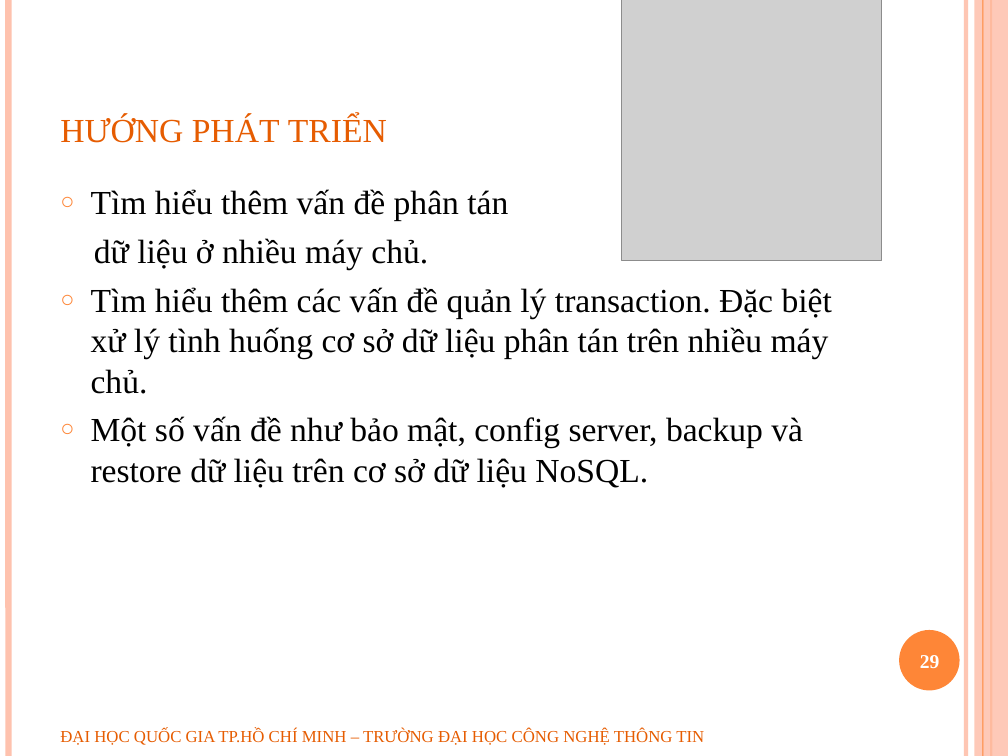
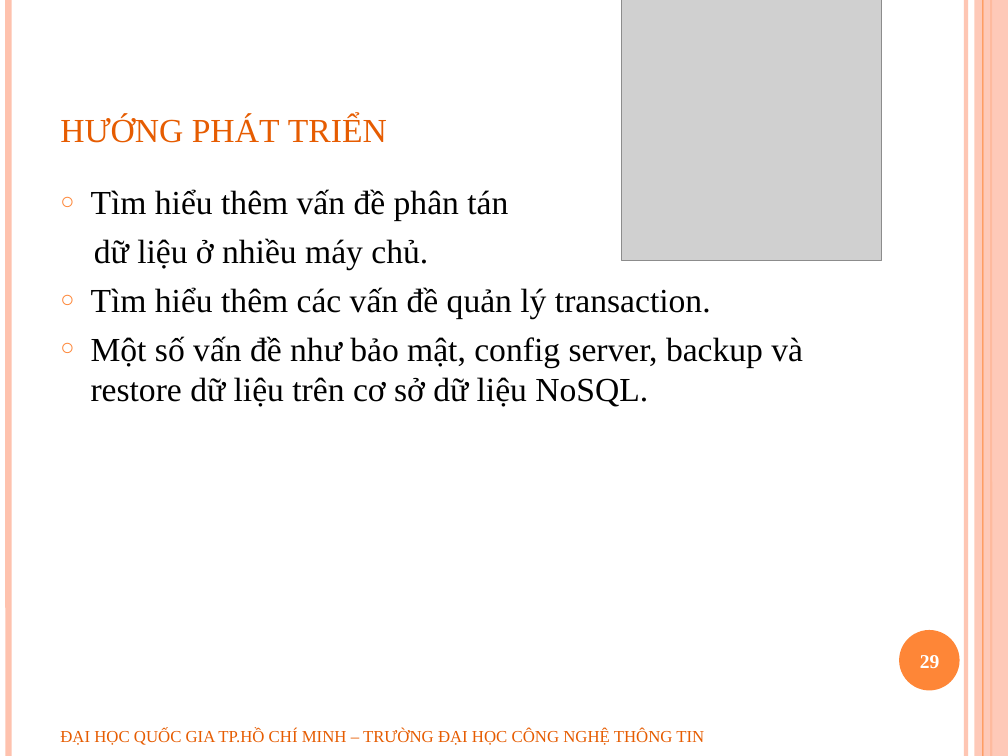
Before and after one commit to geovip/nosqlravendbuit, a slide deck: slide 29 of Document/slide bao cao.pptx. Drawn at 1008x756 pixels with LibreOffice and Linux fonts; fonts in the diff are those of the drawing; grey boxes stand for pictures; background and template pictures are left out. Boxes give left, top, right and bottom in pixels: in the first picture for what was removed or moved away, otherwise in the second. Text is boxed around its words. In the diff, an @@ line names an element or a change of style, - is before the commit and + after.

```diff
--- a/Document/slide bao cao.pptx
+++ b/Document/slide bao cao.pptx
@@ text at (x1=91, y1=287, x2=711, y2=318): text changed @@
-○ Tìm hiểu thêm các vấn đề quản lý transaction. Đặc biệt xử lý tình huống cơ sở dữ liệu phân tán trên nhiều máy chủ.
+○ Tìm hiểu thêm các vấn đề quản lý transaction.
```
Also in this commit, not shown: 4 other slides changed, 1 slide added, 1 other file.
